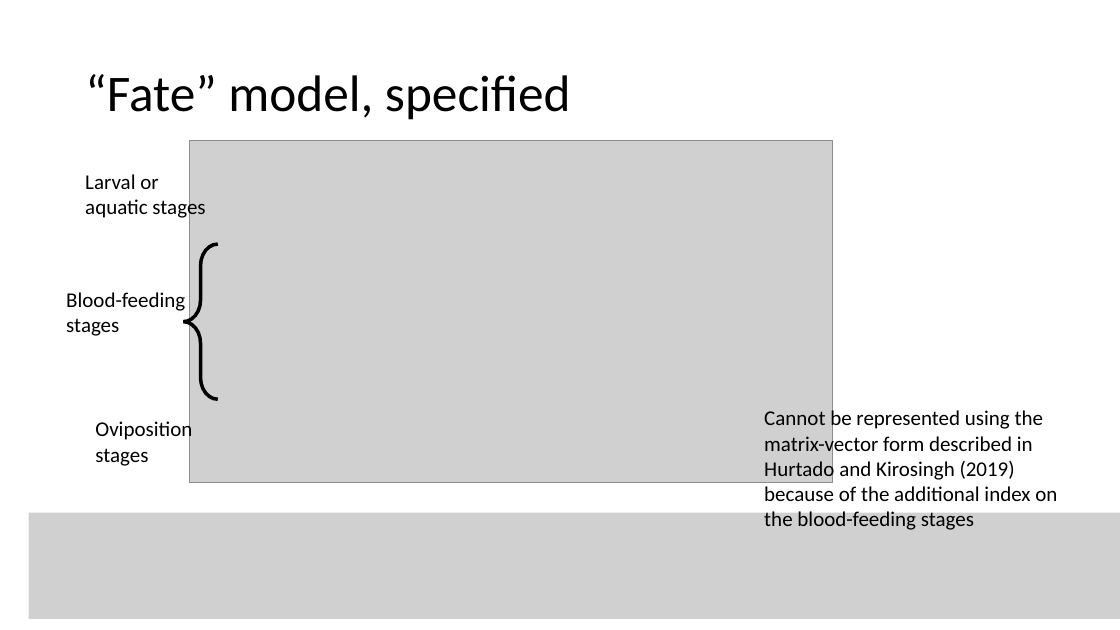
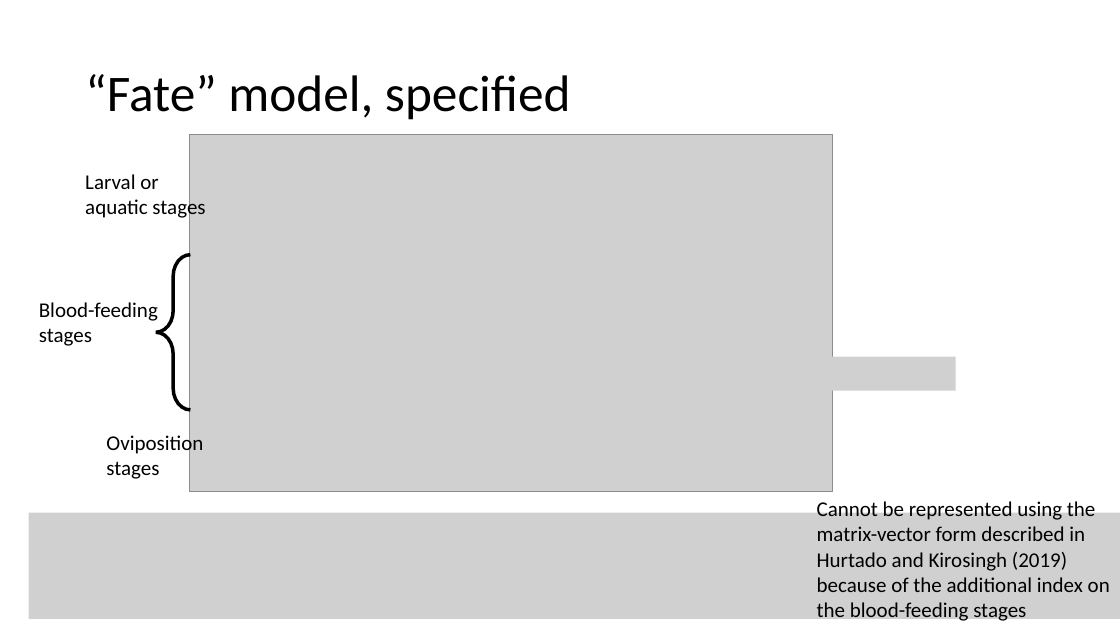
Before and after one commit to kydahl/MBF_models, a slide deck: slide 21 of presentations/Multiple blood feeding case studies.pptx (slide 19 before the commit). Drawn at 1120x630 pixels with LibreOffice and Linux fonts; fonts in the diff are those of the drawing; grey boxes stand for pictures. Boxes give left, top, right and bottom in pixels: in the first picture for what was removed or moved away, otherwise in the second. Text is boxed around its words. In the diff, an @@ line names an element or a change of style, - is before the commit and + after.

```diff
--- a/presentations/Multiple blood feeding case studies.pptx
+++ b/presentations/Multiple blood feeding case studies.pptx
@@ picture: place and size @@
-picture at [189,140,833,482]
+picture at [189,135,833,492]
@@ right brace: place and size @@
-right brace at [183,244,218,399]
+right brace at [156,255,191,410]
@@ text "Blood-feeding stages": place and size @@
-text "Blood-feeding stages" at [66,292,185,336]
+text "Blood-feeding stages" at [39,302,158,346]
@@ picture added at [776,357,955,391] @@
@@ text "Oviposition stages": place and size @@
-text "Oviposition stages" at [95,419,192,466]
+text "Oviposition stages" at [106,432,203,479]
@@ text "Cannot be represented using the ...": place and size @@
-text "Cannot be represented using the ..." at [764,408,1057,530]
+text "Cannot be represented using the ..." at [817,499,1110,624]
```
Also in this commit, not shown: 13 other slides changed, 7 slides added, 4 slides removed, 3 other files.
